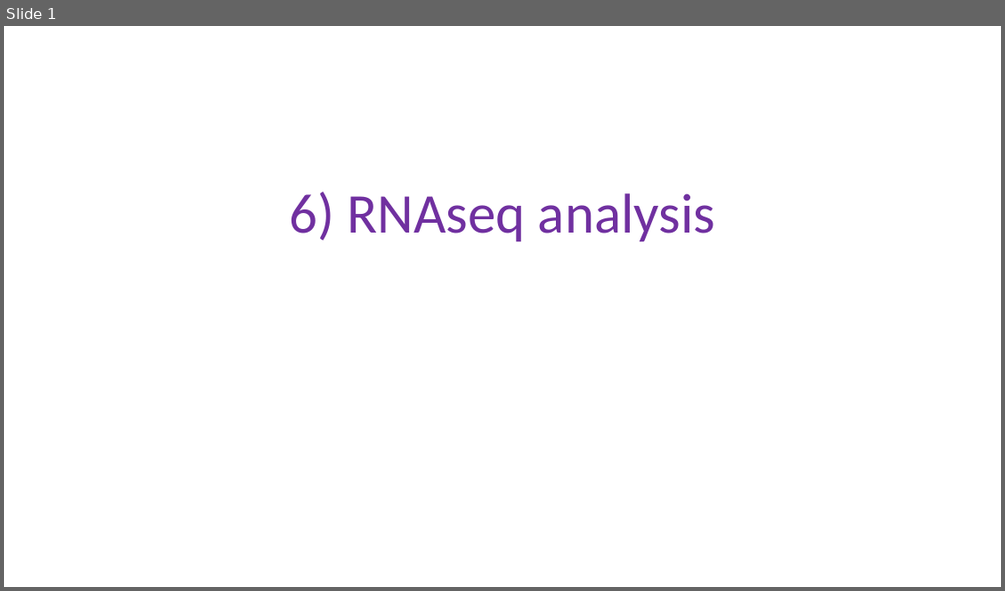
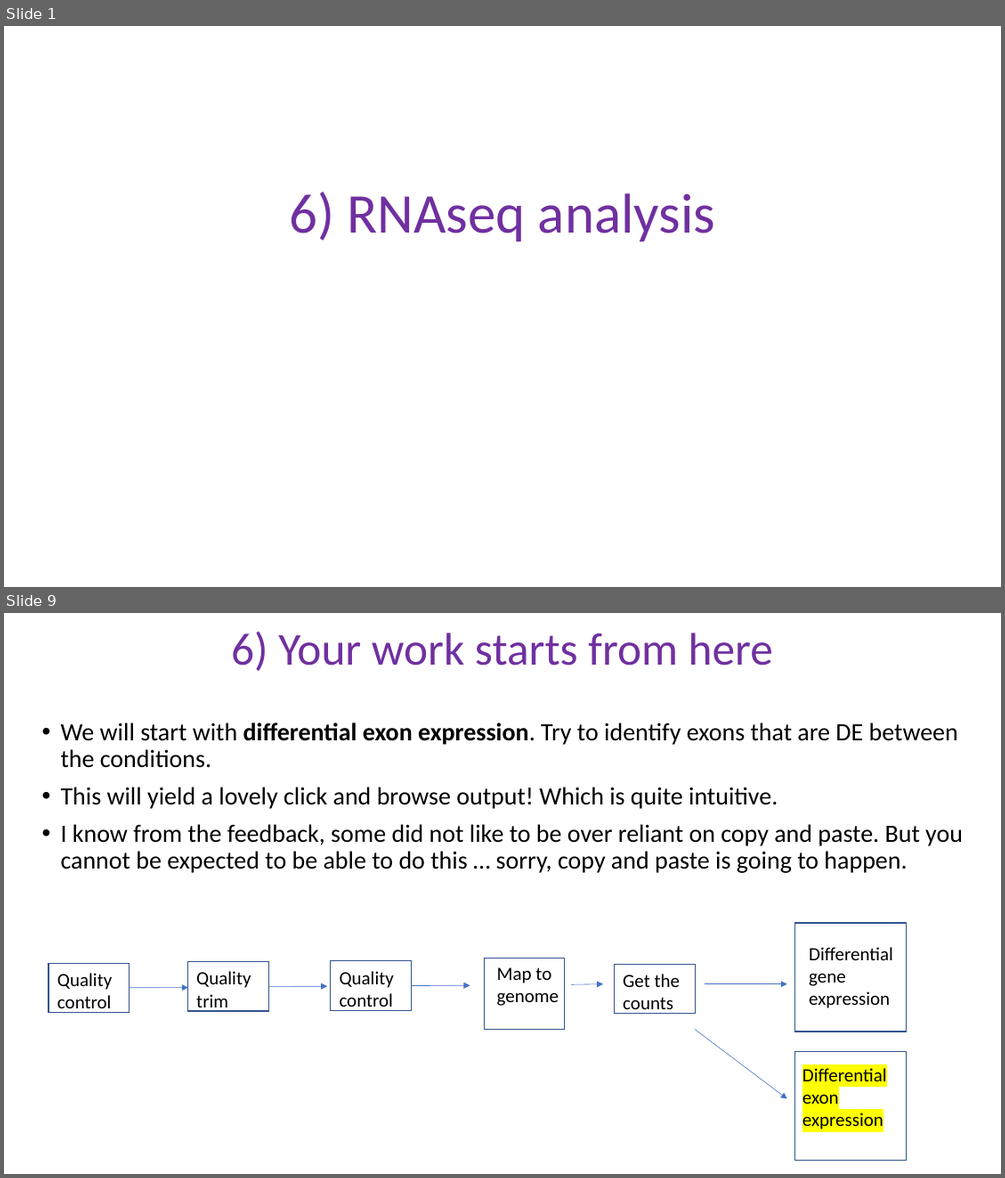
Before and after one commit to schlogl2017/RNAseq_workshop, a slide deck: powerpoint/6_RNAseq_DE.pptx. Shown one above the other, each under a label of ours: slide 1 before the commit, slides 1 and 9 after it; the slides between them are not shown. The pictures are 1005x591 and 1005x1178 pixels, drawn with LibreOffice and Linux fonts; fonts in the diff are those of the drawing. Boxes give left, top, right and bottom in pixels: in the first picture for what was removed or moved away, otherwise in the second. Text is boxed around its words. In the diff, an @@ line names an element or a change of style, - is before the commit and + after.

```diff
--- a/powerpoint/6_RNAseq_DE.pptx
+++ b/powerpoint/6_RNAseq_DE.pptx
@@ slide 9 added at (4,613,1001,1174), background #FFFFFF @@
@@ title added at (231,632,773,671), 44 pt, text #7030A0 @@
+6) Your work starts from here
@@ text added at (61,722,963,873), 24 pt, text #000000 @@
+• We will start with differential exon expression. Try to identify exons that are DE between the conditions.
+• This will yield a lovely click and browse output! Which is quite intuitive.
+• I know from the feedback, some did not like to be over reliant on copy and paste. But you cannot be expected to be able to do this … sorry, copy and paste is going to happen.
@@ rectangle added at (795,923,906,1031), outline #325491 1 pt @@
@@ rectangle added at (484,957,565,1030), outline #325491 1 pt @@
@@ text added at (809,947,893,1008), 18 pt, text #000000 @@
+Differential gene expression
@@ rectangle added at (48,963,129,1013), outline #325491 1 pt @@
@@ text added at (57,973,112,1013), 18 pt, text #000000 @@
+Quality control
@@ rectangle added at (188,962,268,1011), outline #325491 1 pt @@
@@ text added at (196,971,251,1012), 18 pt, text #000000 @@
+Quality trim
@@ arrow added from (268, 986) to (327, 986), #4472C4 0.5 pt @@
@@ rectangle added at (330,961,411,1010), outline #325491 1 pt @@
@@ text added at (340,971,394,1011), 18 pt, text #000000 @@
+Quality control
@@ arrow added from (412, 985) to (469, 985), #4472C4 0.5 pt @@
@@ text added at (497,967,558,1005), 18 pt, text #000000 @@
+Map to genome
@@ arrow added from (572, 985) to (603, 984), #4472C4 0.5 pt @@
@@ rectangle added at (615,965,695,1013), outline #325491 1 pt @@
@@ text added at (623,973,680,1013), 18 pt, text #000000 @@
+Get the counts
@@ arrow added from (704, 984) to (787, 984), #4472C4 0.5 pt @@
@@ arrow added from (129, 988) to (188, 988), #4472C4 0.5 pt @@
@@ arrow added from (695, 1030) to (787, 1099), #4472C4 0.5 pt @@
@@ rectangle added at (795,1051,906,1159), outline #325491 1 pt @@
@@ text added at (802,1068,887,1129), 18 pt, text #000000 @@
+Differential exon expression
```
Also in this commit, not shown: 1 slide changed, 17 other slides added, 19 slides removed, 6 other files.
